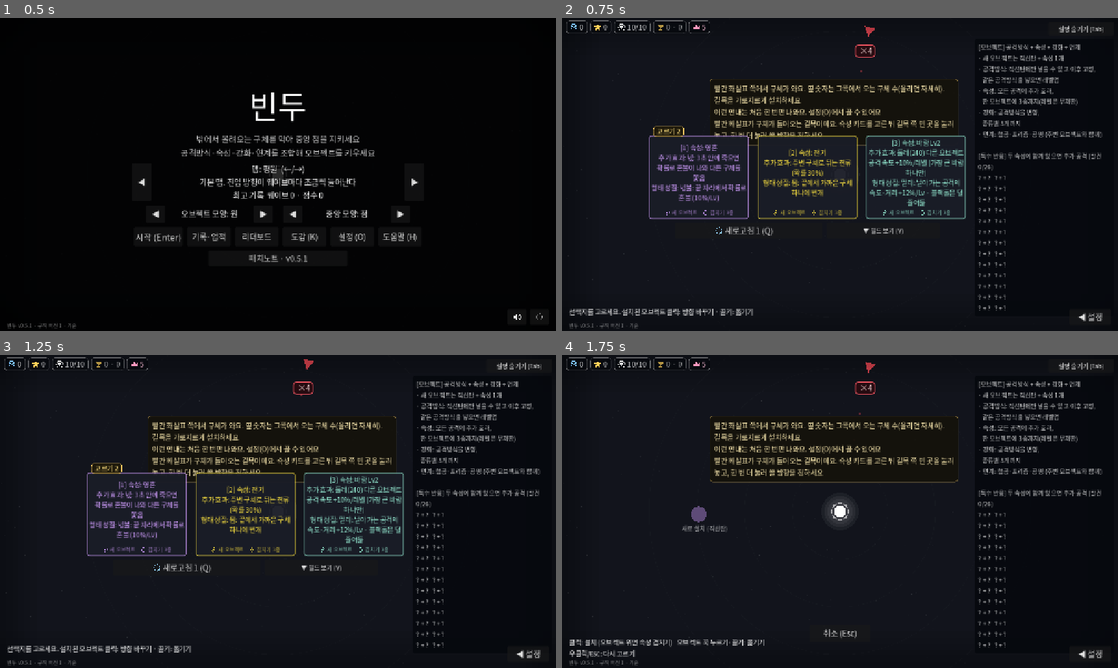
Above: before the commit, frames 1-4 (two rows, left to right).
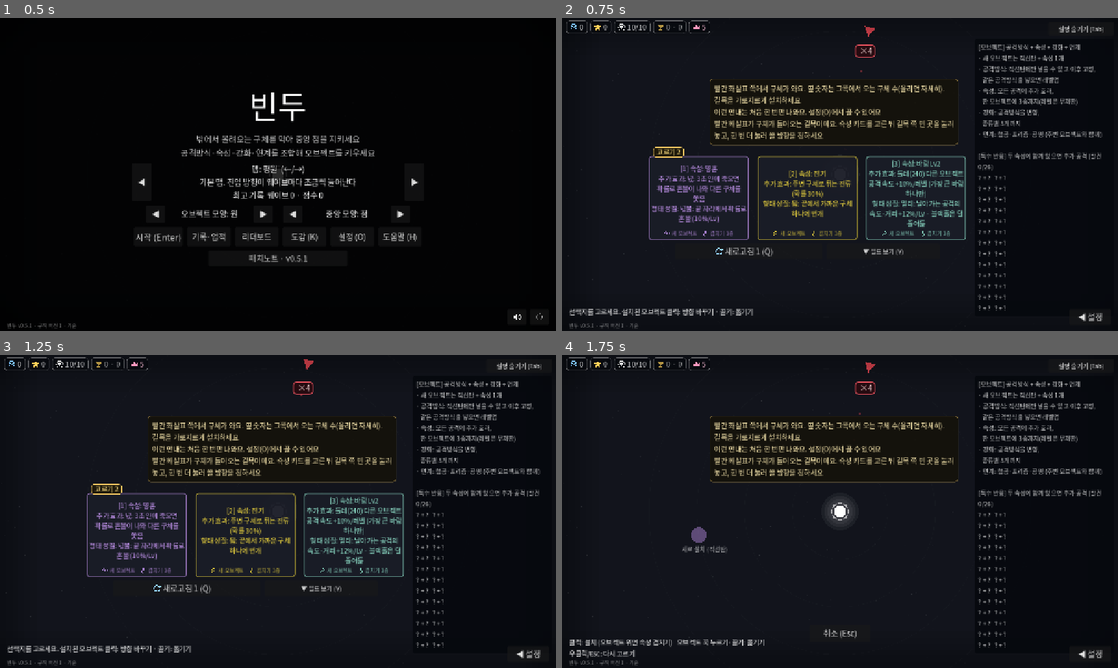
Above: after the commit, the same moments.

Repository: lenope1214/Bindu
Game: Godot game, scene res://main.tscn
Two runs of this game, one before a commit and one after it. Both use one fixed random seed, a clock stepped at 60 frames per second and the inputs below.
Inputs:
- Up to frame 1 (0.5 s): no input
- Up to frame 2 (0.75 s): click "시작 (Enter)" at 0.5 s
- Up to frame 3 (1.25 s): no input
- Up to frame 4 (1.75 s): click "[1] 속성: 영혼 추가 효과: 넋: 3초 안에 죽으…" at 1.25 s

Frame 1 is identical in both runs. In frame 2, 7.2% of the frame differs, in the area x 15-73%, y 34-77%; in frame 3, 7.2%; in frame 4, 0.4%.

Commit message:
글자 130%에서 고르기 화면 겹침: 카드 줄을 설명 왼쪽까지 옮기고 줄이기, 첫 안내 아래에서 카드 시작, 카드 위 배지 숨김, DPS 표가 고르기 꼬리표 피하기 (0.5.3, 미배포)
Co-Authored-By: Claude Opus 5.5 <noreply@anthropic.com>
Claude-Session: https://claude.ai/code/session_012rhiBkF6sn2iLQ8q7B8rRe

Diff:
--- a/scripts/main.gd
+++ b/scripts/main.gd
@@ -750,7 +750,7 @@
 	dps_panel.position.y = top
 	var bottom := _bottom_free()
 	if choice_box.visible and not cards_hidden and choice_box.get_child_count() > 0 and choice_box.get_rect().position.x < 320.0:
-		bottom = minf(bottom, choice_box.get_rect().position.y)  # 카드 왼쪽 끝을 덮지 않게 (넘치면 굴려 본다)
+		bottom = minf(bottom, choice_box.get_rect().position.y - 24.0)  # 카드 왼쪽 끝·고르기 꼬리표를 덮지 않게 (넘치면 굴려 본다)
 	var room := maxf(48.0, bottom - top - 44.0)
 	var list := towers.get_children()
 	list.sort_custom(func(a, b): return a.dealt > b.dealt)
@@ -1987,7 +1987,10 @@
 			r.position = r.position.clamp(Vector2(8.0, top), Vector2(size.x - w - 8.0, lo - 30.0))
 			r = _off_legend(r)
 			badges.append(r)
-			var al := 0.3 if cards_r.has_area() and r.intersects(cards_r) else 1.0
+			# 카드 위에 걸친 배지는 그리지 않는다 (옅게 그려도 카드 글을 가렸고, 마우스를 올리면 말풍선이 카드를 덮었다). 카드를 내리면(V) 보인다
+			if cards_r.has_area() and r.intersects(cards_r):
+				continue
+			var al := 1.0
 			var sb := StyleBoxFlat.new()
 			sb.bg_color = Color(0.16, 0.04, 0.06, 0.88 * al)
 			sb.border_color = Color(1, 0.35, 0.4, 0.9 * al)
@@ -2023,7 +2026,9 @@
 			for br in badges:
 				if r.intersects(br.grow(4.0)):
 					r.position = Vector2(br.position.x, br.end.y + 6.0)  # 같은 방향 배지 바로 아래
-			var la := 0.3 if cards_r.has_area() and r.intersects(cards_r) else 1.0
+			if cards_r.has_area() and r.intersects(cards_r):
+				continue
+			var la := 1.0
 			Icons.chip(info, ui_font, r, "orb", Color(0.85, 0.85, 0.9, la), txt, Color(1, 0.5, 0.5, la), 16, Color(0.1, 0.02, 0.03, 0.85 * la), Color(1, 0.4, 0.4, 0.6 * la))
 			tip_rects.append([r, [["지난 웨이브에 이쪽에서 놓친 구체 %d개" % lm[1], Color(1, 0.6, 0.6)], [_leak_text(), Color(1, 1, 1, 0.7)]]])
 	# 남은 고르기: 카드 줄 왼쪽 위 모서리에 걸친 꼬리표
@@ -4873,8 +4878,9 @@
 	hide_btn.set_anchors_preset(Control.PRESET_CENTER_TOP if cards_hidden else Control.PRESET_CENTER)
 	# 카드 줄은 오른쪽 설명을 피해 왼쪽으로 비켜 있다. 설명을 숨기면 가운데로, 버튼도 카드 가운데에 맞춘다
 	var cx := 0.0 if legend_hidden else -75.0
-	choice_box.offset_left = cx - 365.0
-	choice_box.offset_right = cx + 365.0
+	# 글자를 키우면(설정) 카드 줄 오른쪽이 설명 밑으로 들어가던 것: 설명 왼쪽까지 들어가게 왼쪽으로 옮기고, 모자라면 줄인다
+	var room := (legend.get_rect().position.x - 8.0) if legend.visible else ui_root.size.x - 8.0
+	var kw := minf((room - 8.0) / 730.0, 1.0)
 	# 새로고침·내리기 버튼은 카드 바로 아래 한 줄에 (카드가 길어지면 버튼이 카드 글을 덮던 것).
 	# 카드+버튼 줄이 왼쪽 아래 안내 글에 닿으면 카드 줄을 위로 올리고, 그래도 모자라면(글자 크게) 0.7배까지 줄인다
 	var mid := ui_root.size.y / 2.0
@@ -4883,8 +4889,13 @@
 	var floor_y := (hud.position.y + hud.size.y + 8.0) if hud.visible else 8.0
 	if dps_panel.visible and ui_root.size.x / 2.0 + cx - 365.0 < 320.0:
 		floor_y += 44.0 + 48.0 + 6.0  # 왼쪽 위 DPS 표(머리 + 2줄, 나머지는 굴려 봄)를 덮지 않게
+	if guide_label.visible:
+		floor_y = maxf(floor_y, guide_label.position.y + guide_label.size.y + 26.0)  # 처음 안내 글이 카드 글 뒤로 겹치던 것 (고르기 꼬리표 자리 포함)
 	var need := ch + 8.0 + 36.0 + (42.0 if skip_btn.visible else 0.0)
-	var k := clampf((lim - floor_y) / need, 0.7, 1.0)
+	var k := clampf(minf((lim - floor_y) / need, kw), 0.7, 1.0)
+	cx = minf(cx, room - 365.0 * k - ui_root.size.x / 2.0)
+	choice_box.offset_left = cx - 365.0
+	choice_box.offset_right = cx + 365.0
 	var ctop := maxf(minf(mid - 90.0, lim - need * k), floor_y)
 	choice_box.pivot_offset = Vector2(choice_box.size.x / 2.0, 0.0)
 	choice_box.scale = Vector2(k, k)
--- a/tools/shot.gd
+++ b/tools/shot.gd
@@ -53,7 +53,13 @@
 			_snap("cards")
 			main.offer = [{"type": "pat", "id": Pat.PATTERN_IDS[2]}, {"type": "mod", "id": Pat.MOD_IDS[0]}, {"type": "cata", "id": "elem"}]
 			main._show_offer(),
-		func(): _snap("cards2"); main._set_cards_hidden(true),
+		func():
+			_snap("cards2")
+			# 첫 판처럼 처음 안내가 떠 있을 때 (안내 글과 카드 줄이 겹치지 않는지)
+			main.guide_lines.clear()
+			Meta.guide_seen.erase("start")
+			main._guide("start", "빨간 화살표가 구체가 들어오는 길목이에요. 속성 카드를 고른 뒤 길목 쪽 빈 곳을 눌러 놓고, 한 번 더 눌러 쏠 방향을 정하세요"),
+		func(): _snap("cards_guide"); main.guide_lines.clear(); main._set_cards_hidden(true),
 		func(): _snap("cards_hidden"); main._set_cards_hidden(false); main._on_skip(),
 		func(): _snap("skip_ready"); main._start_wave(),
 		func(): _snap("skip_wave"); main.skip_left = 0; main._start_perk(),
Not shown, changed: CHANGELOG.md
